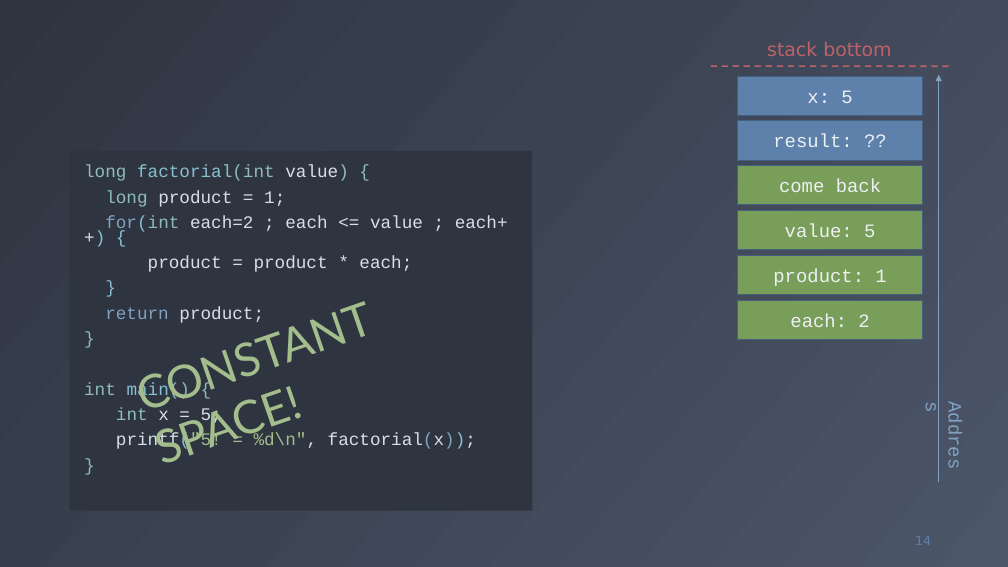
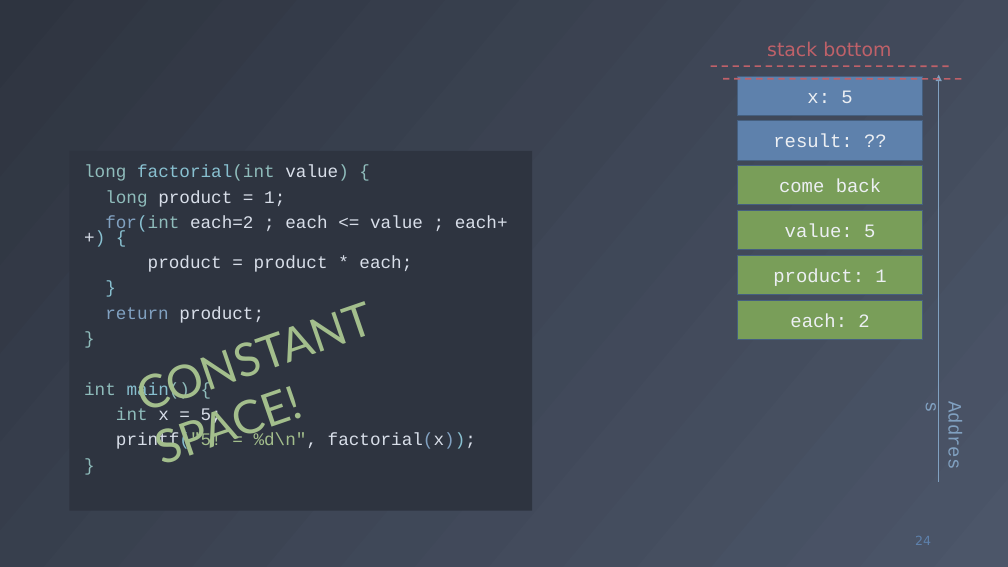
Before and after one commit to fchauvel/ntnu-idata2302-website, a slide deck: slide 24 of source/recursion/_static/procedure_calls/procedure_calls.pptx (slide 14 before the commit). Drawn at 1008x567 pixels with LibreOffice and Linux fonts; fonts in the diff are those of the drawing; grey boxes stand for pictures. Boxes give left, top, right and bottom in pixels: in the first picture for what was removed or moved away, otherwise in the second. Text is boxed around its words. In the diff, an @@ line names an element or a change of style, - is before the commit and + after.

```diff
--- a/source/recursion/_static/procedure_calls/procedure_calls.pptx
+++ b/source/recursion/_static/procedure_calls/procedure_calls.pptx
@@ line added from (724, 79) to (963, 79), #BF6169 1.5 pt dashed @@
@@ page number at (x1=915, y1=536, x2=931, y2=545): text changed @@
-14
+24
```
Also in this commit, not shown: 8 other slides changed, 2 slides added, 2 slides removed, 1 other file.
